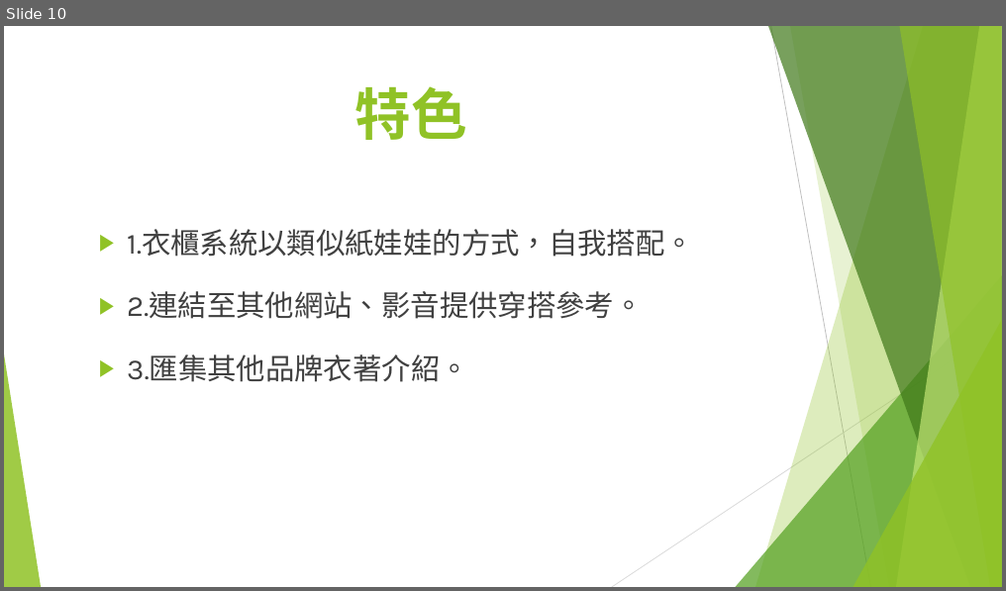
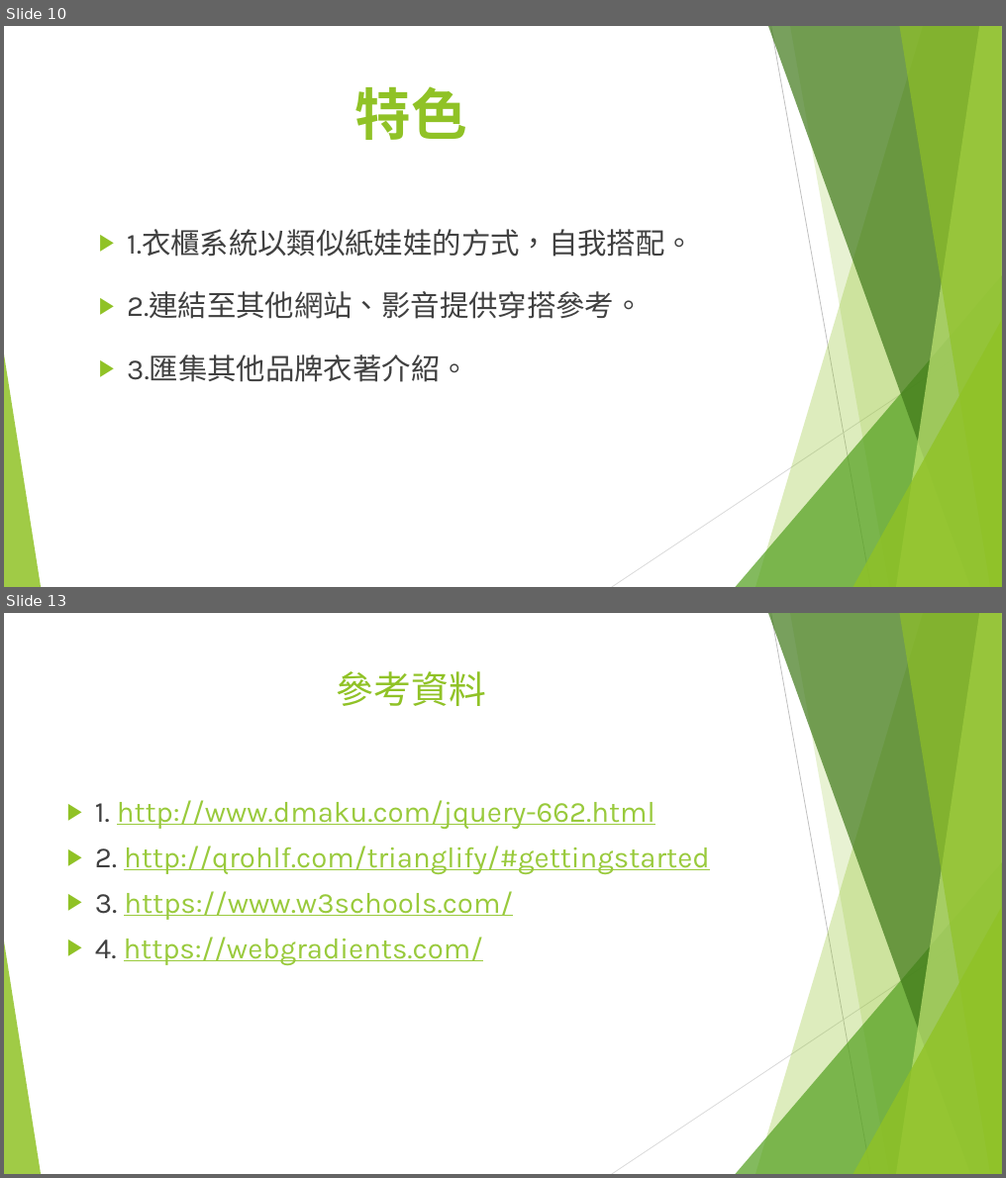
Before and after one commit to happy1103/SecretCloset, a slide deck: Webprograming/document/00457004+00457013.pptx. Shown one above the other, each under a label of ours: slide 10 before the commit, slides 10 and 13 after it; the slides between them are not shown. The pictures are 1006x591 and 1006x1178 pixels, drawn with LibreOffice and Linux fonts; fonts in the diff are those of the drawing. Boxes give left, top, right and bottom in pixels: in the first picture for what was removed or moved away, otherwise in the second. Text is boxed around its words. In the diff, an @@ line names an element or a change of style, - is before the commit and + after.

```diff
--- a/Webprograming/document/00457004+00457013.pptx
+++ b/Webprograming/document/00457004+00457013.pptx
@@ slide 13 added at <box>4,613,1002,1174</box>, background #FFFFFF; not listed: 10 template elements that a slide beside it also shows @@
@@ title added at <box>337,671,486,706</box>, 36 pt, text #90C226 @@
+參考資料
@@ text added at <box>95,800,710,965</box>, 28 pt, text #99CA3C, underline @@
+▶ 1. http://www.dmaku.com/jquery-662.html
+▶ 2. http://qrohlf.com/trianglify/#gettingstarted
+▶ 3. https://www.w3schools.com/
+▶ 4. https://webgradients.com/
```
Also in this commit, not shown: 9 slides changed, 1 other slide added.
